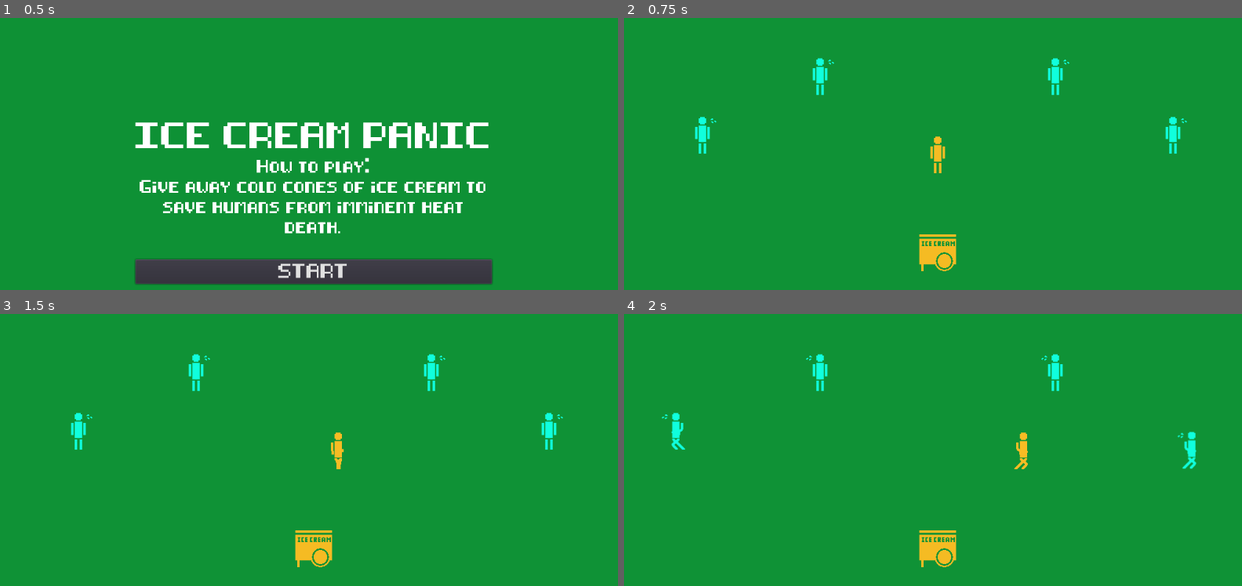
Above: before the commit, frames 1-4 (two rows, left to right).
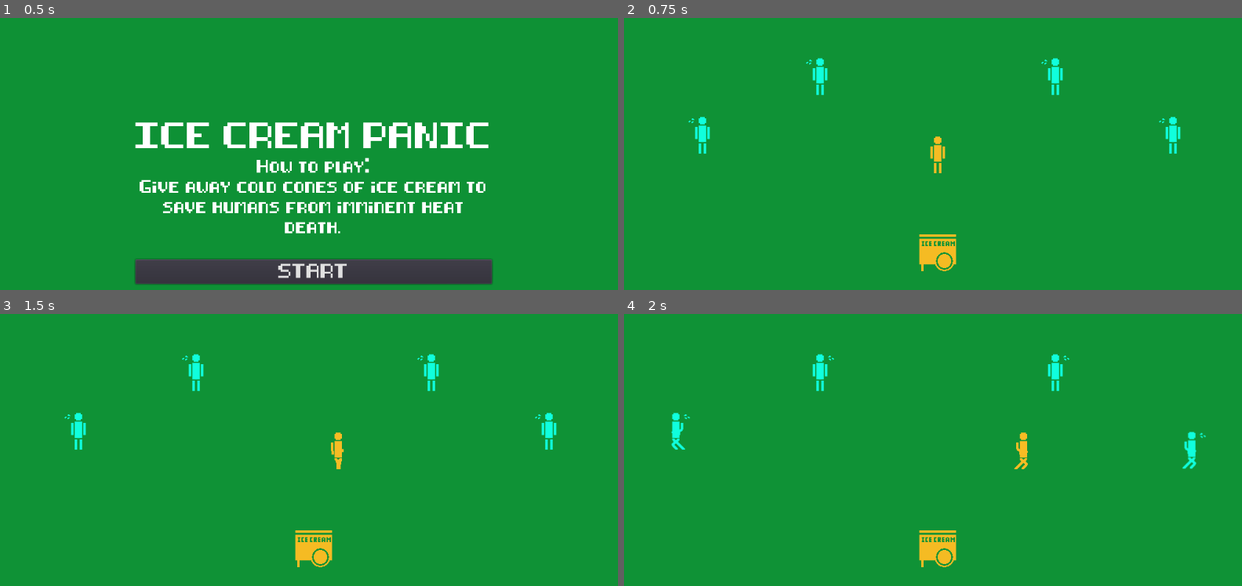
Above: after the commit, the same moments.

Repository: campbellized/ice-cream-panic
Game: Godot game, scene res://Level0.tscn
Two runs of this game, one before a commit and one after it. Both use one fixed random seed, a clock stepped at 60 frames per second and the inputs below.
Inputs:
- Up to frame 1 (0.5 s): no input
- Up to frame 2 (0.75 s): click "START" at 0.5 s
- Up to frame 3 (1.5 s): tap Enter at 1.25 s; hold Right (ui_right) from 1.28 s (still down)
- Up to frame 4 (2 s): keep holding Right (ui_right)

Frame 1 is identical in both runs. In frame 2, less than 0.1% of the frame differs, in the area x 10-92%, y 15-39%; in frame 3, less than 0.1%; in frame 4, less than 0.1%, in the area x 6-95%, y 15-46%.
Error after the commit: Parse Error: Indented block expected after declaration of "_process" function. (res://Level1.gd:4)

Commit message:
Game Over can now happen without error.

Diff:
--- a/Level1.gd
+++ b/Level1.gd
@@ -1,3 +1,3 @@
 extends Node2D
 
-# class member va
+func _process(delta):
--- a/ghost.gd
+++ b/ghost.gd
@@ -20,7 +20,11 @@
 	var x
 	var y
 
-	player_position = player.position
+	if player:
+		player_position = player.position
+	else:
+		player_position = Vector2()
+
 	x = position.x - player_position.x
 	y = position.y - player_position.y
 
@@ -42,7 +46,8 @@
 
 func _on_Collision_body_entered(body):
 	if body.is_in_group("Player"):
-		player.has_ice_cream = 0
+		if player:
+			player.has_ice_cream = 0
 		is_wandering = true
 		$Timer.start()
 
--- a/ghost.tscn
+++ b/ghost.tscn
@@ -22,7 +22,7 @@
 radius = 14.177
 height = 31.9001
 
-[node name="ghost" type="KinematicBody2D" index="0"]
+[node name="ghost" type="KinematicBody2D"]
 
 input_pickable = false
 collision_layer = 1
--- a/mob.gd
+++ b/mob.gd
@@ -89,8 +89,13 @@
 				var ghost = ghostPacked.instance()
 				var position = mob.get_position()
 				ghost.set_position(position)
+				ghost.add_to_group("Ghosts")
 				get_tree().get_root().add_child(ghost)
 
 	if survivors == 0:
-#		get_tree().change_scene("res://GameOver.tscn")
-		print("Game Over")
+		var ghosts = get_tree().get_nodes_in_group("Ghosts")
+
+		for ghost in ghosts:
+			ghost.player = false
+
+		get_tree().change_scene("res://GameOver.tscn")
--- a/mob.tscn
+++ b/mob.tscn
@@ -45,7 +45,7 @@
 } ]
 _sections_unfolded = [ "Resource" ]
 
-[node name="Mob" type="KinematicBody2D" groups=[
+[node name="Mob" type="KinematicBody2D" index="0" groups=[
 "Mobs",
 ]]
 
@@ -88,7 +88,6 @@
 modulate = Color( 0.0627451, 1, 0.866667, 1 )
 frames = SubResource( 3 )
 animation = "default"
-frame = 1
 playing = true
 
 [node name="AudioDeath" type="AudioStreamPlayer" parent="." index="5"]
